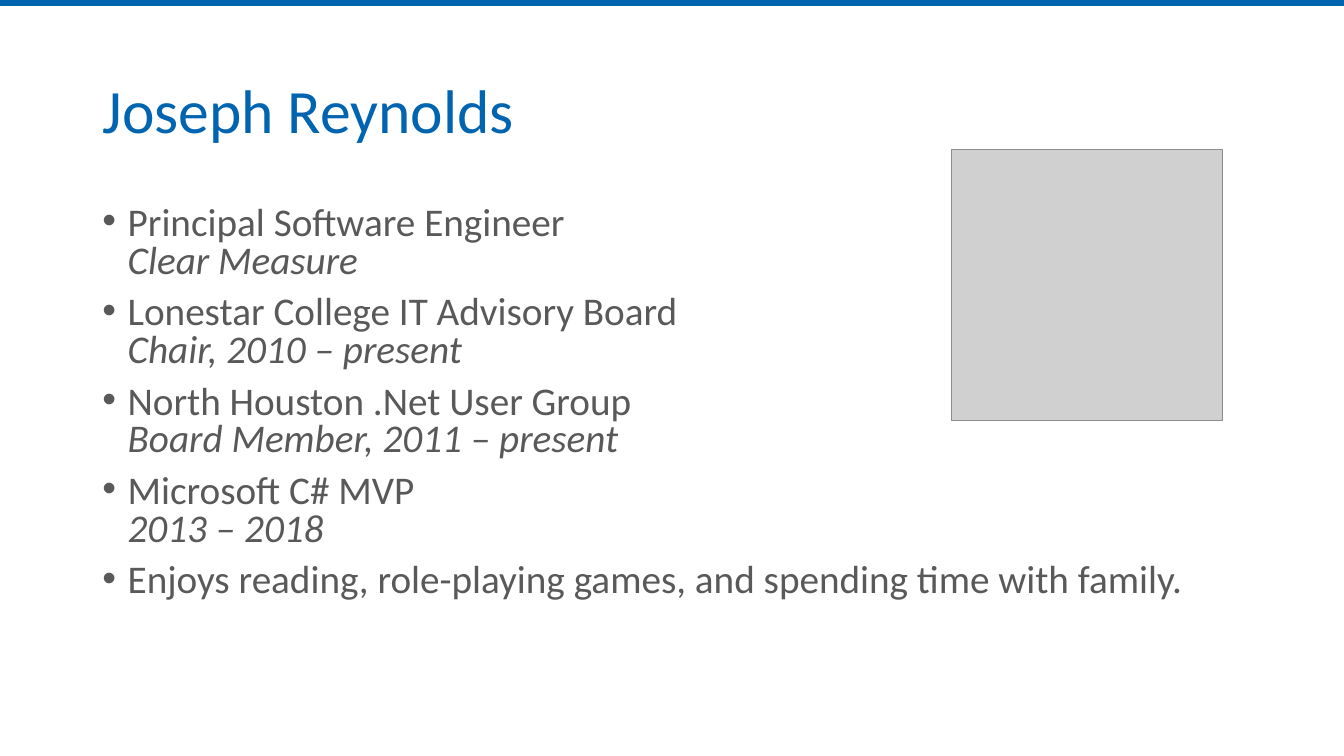
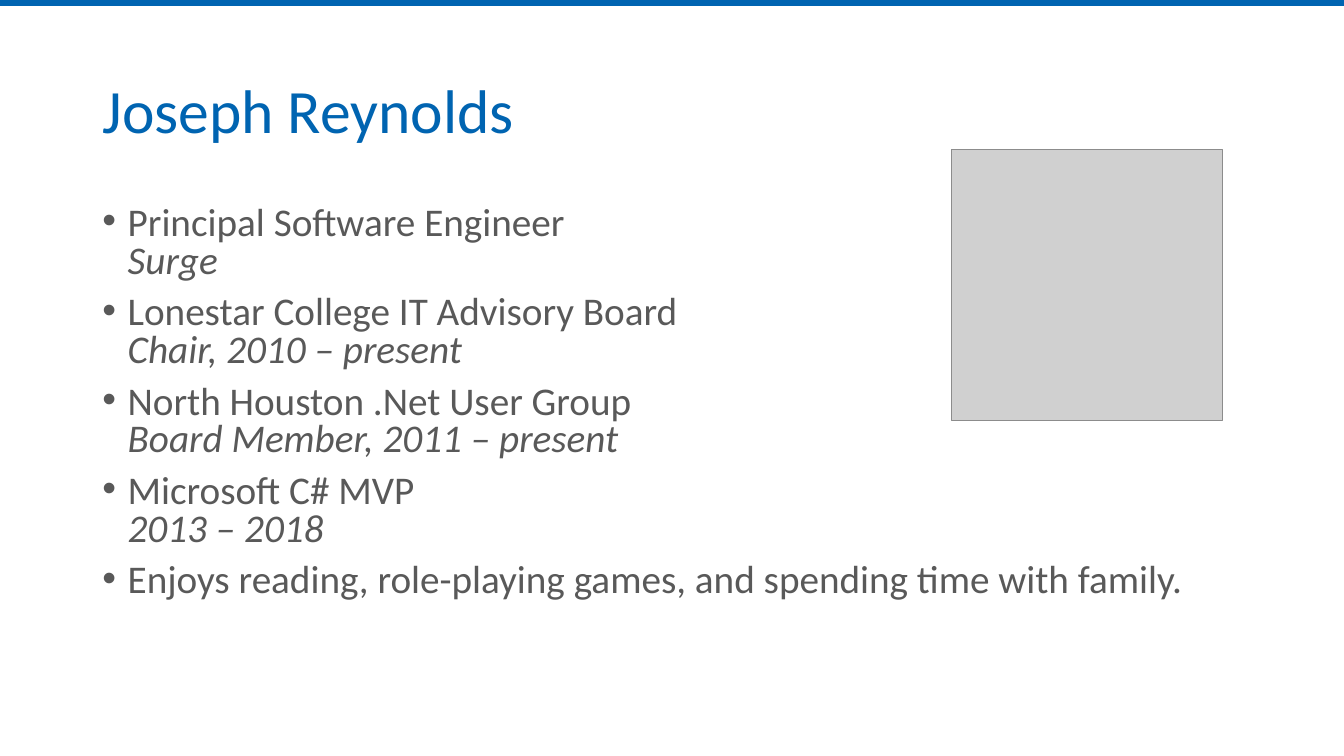
Before and after one commit to jmreynolds/Git-For-Normal-Developers, a slide deck: slide 2 of Slides/Git for the Normal Developer.pptx. Drawn at 1344x756 pixels with LibreOffice and Linux fonts; fonts in the diff are those of the drawing; grey boxes stand for pictures. Boxes give left, top, right and bottom in pixels: in the first picture for what was removed or moved away, otherwise in the second. Text is boxed around its words. In the diff, an @@ line names an element or a change of style, - is before the commit and + after.

```diff
--- a/Slides/Git for the Normal Developer.pptx
+++ b/Slides/Git for the Normal Developer.pptx
@@ text at (x1=128, y1=209, x2=564, y2=281): text changed @@
-• Principal Software Engineer
-  Clear Measure
+• Principal Software Engineer
+  Surge
```
Also in this commit, not shown: 5 other slides changed, 1 slide added.
